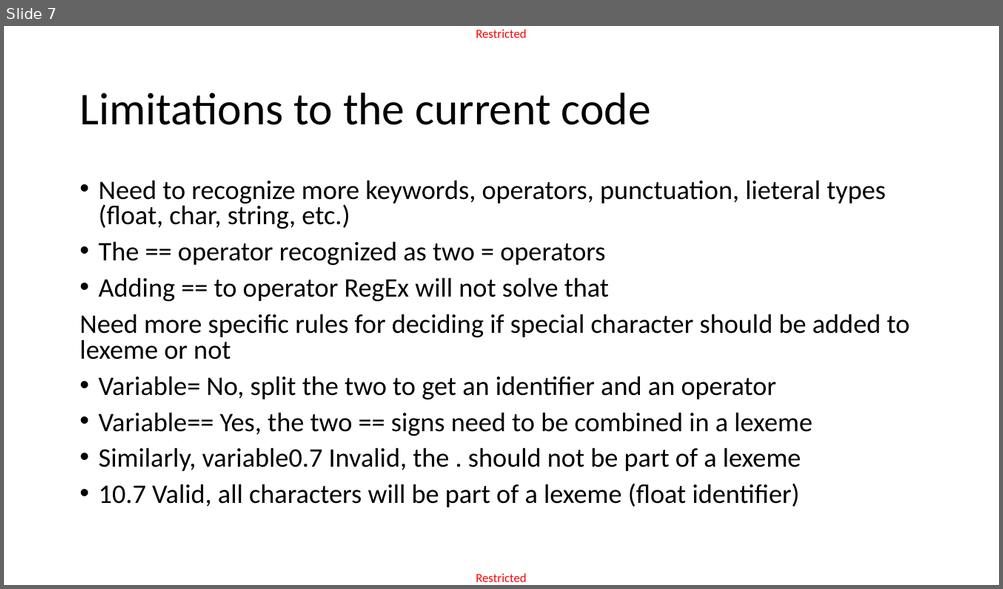
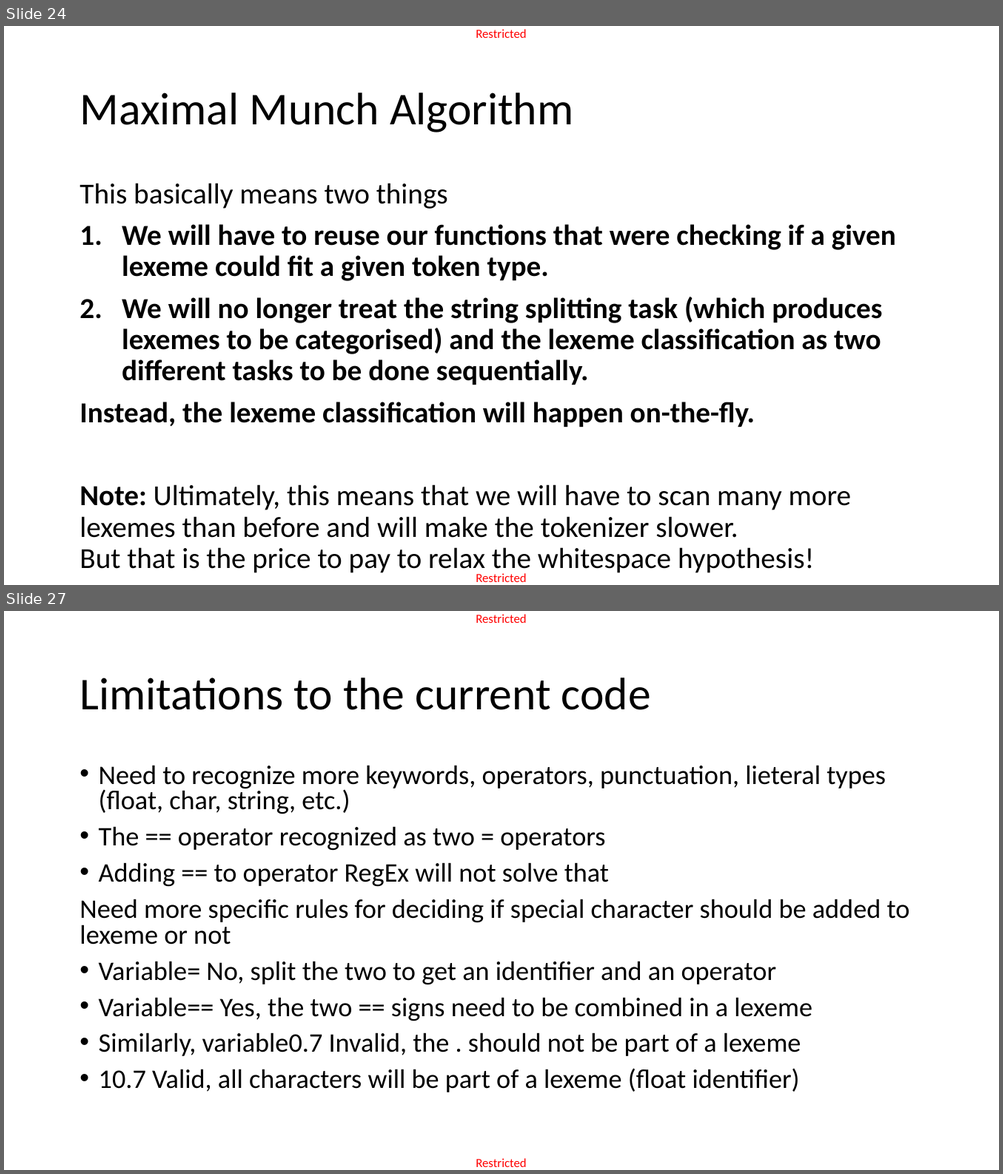
Before and after one commit to matthieudemari/SUTD_PLC_50_051, a slide deck: W10/W10S1/W10S1.pptx. Shown one above the other, each under a label of ours: slide 7 before the commit, slides 24 and 27 after it; the slides between them are not shown. The pictures are 1003x589 and 1003x1174 pixels, drawn with LibreOffice and Linux fonts; fonts in the diff are those of the drawing. Boxes give left, top, right and bottom in pixels: in the first picture for what was removed or moved away, otherwise in the second. Text is boxed around its words. In the diff, an @@ line names an element or a change of style, - is before the commit and + after.

```diff
--- a/W10/W10S1/W10S1.pptx
+++ b/W10/W10S1/W10S1.pptx
@@ slide 24 added at bbox=[4, 26, 999, 585], background #FFFFFF; not listed: 2 template elements that a slide beside it also shows @@
@@ title added at bbox=[79, 93, 573, 133], 44 pt, text #000000 @@
+Maximal Munch Algorithm
@@ text added at bbox=[79, 183, 896, 576], 28 pt, text #000000, bold @@
+This basically means two things
+1. We will have to reuse our functions that were checking if a given lexeme could fit a given token type.
+2. We will no longer treat the string splitting task (which produces lexemes to be categorised) and the lexeme classification as two different tasks to be done sequentially.
+Instead, the lexeme classification will happen on-the-fly.
+Note: Ultimately, this means that we will have to scan many more lexemes than before and will make the tokenizer slower.
+But that is the price to pay to relax the whitespace hypothesis!
@@ what was slide 7 is now slide 27 @@
```
Also in this commit, not shown: 2 slides changed, 20 other slides added, 1 slide removed, 2 other files.
